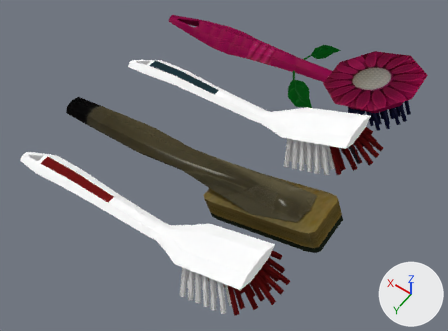
Two versions of the Blender file Objects/Brush/Brush.blend, one commit apart.
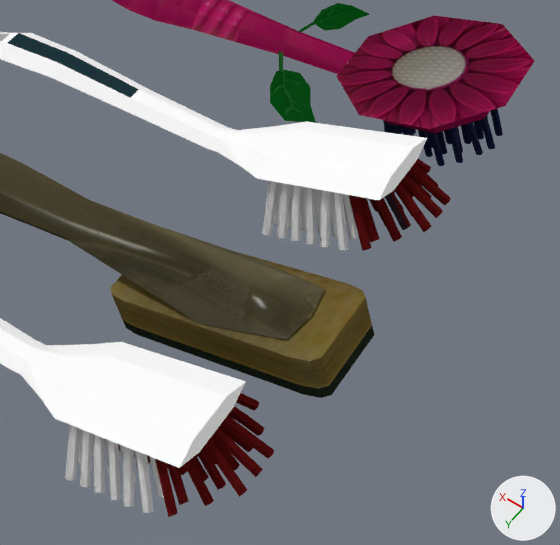
Each version appears first whole from a camera (50 mm lens) standing at (-0.1103, 0.0915, 0.398) and looking at (0.0725, -0.1644, -0.0042), and next in a close-up on the part from 32% to 98% of the width and 13% to 100% of the height. Lighting does not change. The marker at lower right points along +X, +Y and +Z.

In view in the first close-up: 'E4_ST5_EM4_I1', 'E4_ST5_EM4_I2', 'E4_ST5_EM4_I3', 'E4_ST5_EM4_I4'.
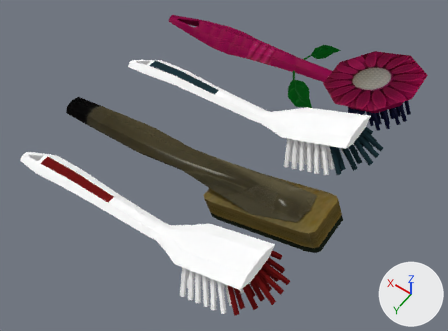
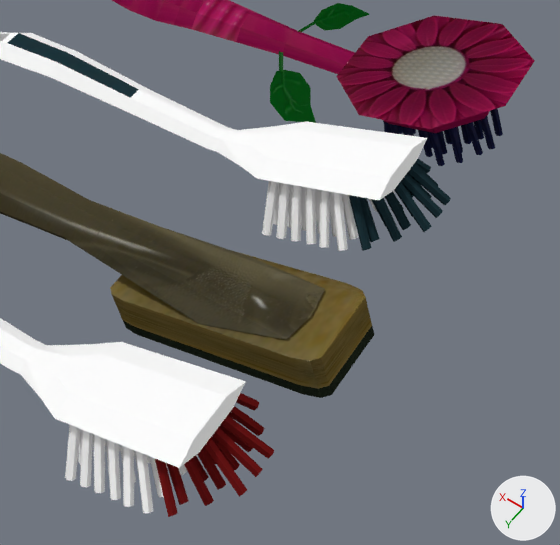
What changed in the scene script:
```text
Change me_cylinder_059:
    used by ob_e4_st5_em4_i2; location = (0.0311, -0.21, 0.0138); rotation_euler = (0.175, 0.314, 0.0), in degrees (10, 18, 0); scale = (0.0203, 0.0201, 0.132)
    remove me_cylinder_059.from_pydata(...)  # 1437 vertices, 968 faces, 1 loose edge; spans x -3.33..9.01, y -1.85..1.14, z -0.12..0.34
    add me_cylinder_059.from_pydata(...)  # 753 vertices, 512 faces, 1 loose edge; spans x -3.33..9.01, y -1.85..1.14, z -0.12..0.34
    me_cylinder_059 part 1: the loose piece of 12 vertices spanning x -0.11..0.11, y 0.14..0.68, z -0.11..0.09 is moved by (0.01, 0.0, 0.0)
    me_cylinder_059 part 2: the loose piece of 12 vertices spanning x -0.47..-0.21, y 0.41..1.09, z -0.11..0.08 is moved by (0.01, 0.0, 0.0)
    me_cylinder_059 part 3: the loose piece of 12 vertices spanning x -1.23..-0.75, y 0.15..0.7, z -0.09..0.1 is moved by (0.01, 0.0, 0.0)
    me_cylinder_059 part 4: the loose piece of 12 vertices spanning x -1.55..-1.13, y 0.39..1.14, z -0.09..0.1 is moved by (0.01, 0.0, 0.0)
    me_cylinder_059 part 5: the loose piece of 12 vertices spanning x -1.97..-1.41, y 0.42..1.12, z -0.09..0.1 is moved by (0.01, 0.0, 0.0)
    me_cylinder_059 part 6: the loose piece of 12 vertices spanning x -1.98..-1.4, y 0.16..0.72, z -0.08..0.11 is moved by (0.01, 0.0, 0.0)
    me_cylinder_059 part 7: 57 loose pieces with 684 vertices, spanning x -3.33..0.11, y -1.85..1.14, z -0.12..0.15, are deleted
    me_cylinder_059 part 8: 288 kept faces spanning x -2.01..0.11, y -1.85..1.11, z -0.12..0.14 get new texture (UV) coordinates
Change me_cylinder_058:
    used by ob_e4_st5_em4_i4; location = (0.0294, -0.0723, 0.0138); rotation_euler = (0.175, 0.314, 0.0), in degrees (10, 18, 0); scale = (0.0203, 0.0201, 0.132)
    remove me_cylinder_058.from_pydata(...)  # 1437 vertices, 968 faces, 1 loose edge; spans x -3.33..9.01, y -1.85..1.14, z -0.12..0.34
    add me_cylinder_058.from_pydata(...)  # 765 vertices, 520 faces, 1 loose edge; spans x -3.33..9.01, y -1.85..1.14, z -0.12..0.34
    me_cylinder_058 part 9: 56 loose pieces with 672 vertices, spanning x -3.33..0.11, y -1.85..1.14, z -0.12..0.15, are deleted
    me_cylinder_058 part 10: 104 kept faces spanning x -1.98..0.11, y 0.14..1.14, z -0.12..0.11 get new texture (UV) coordinates
```

Location of each change, (x1, y1, x2, y2) in pixels of the close-ups (560 x 545 px; the box of a moved part takes in the faces that stretch with it):
part 1 of me_cylinder_059, moved or reshaped (not visible before)
    after: (273, 182, 281, 225)
part 2 of me_cylinder_059, moved or reshaped (not visible before)
    after: (276, 183, 290, 239)
part 3 of me_cylinder_059, moved or reshaped (not visible before)
    after: (315, 189, 320, 234)
part 4 of me_cylinder_059, moved or reshaped (not visible before)
    after: (319, 190, 330, 248)
part 5 of me_cylinder_059, moved or reshaped (not visible before)
    after: (332, 192, 348, 251)
part 6 of me_cylinder_059, moved or reshaped (not visible before)
    after: (342, 194, 359, 240)
part 7 of me_cylinder_059, deleted
    before: (262, 159, 451, 251)
part 8 of me_cylinder_059, surface changed
    after: (262, 181, 395, 244)
part 9 of me_cylinder_058, deleted
    before: (65, 393, 274, 517)
part 10 of me_cylinder_058, surface changed
    before: (93, 434, 94, 449)
    after: (65, 425, 164, 513)
